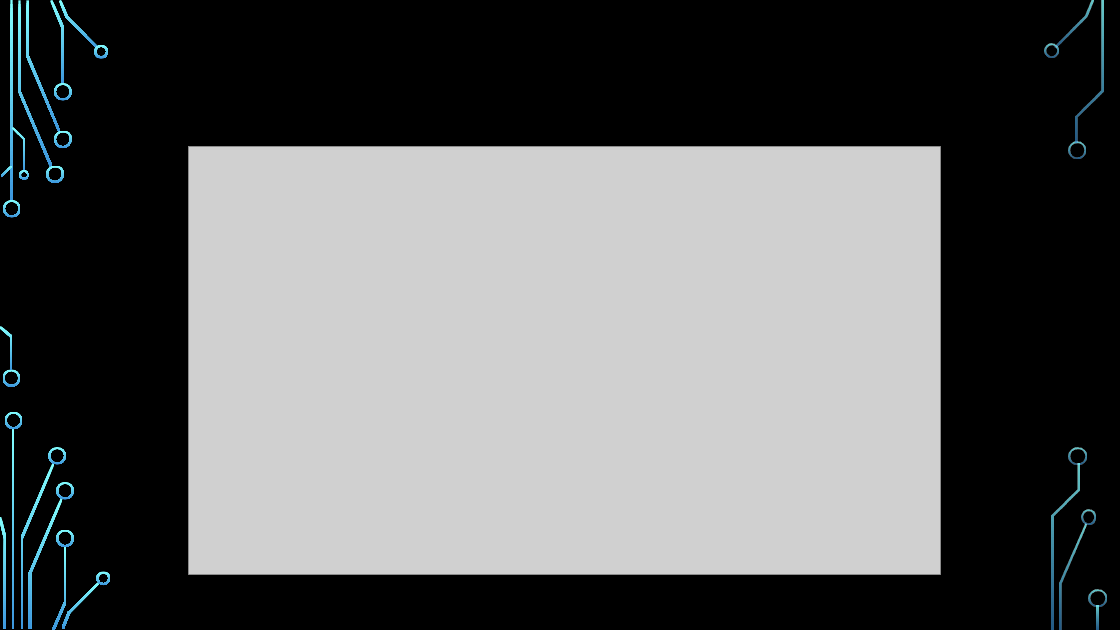
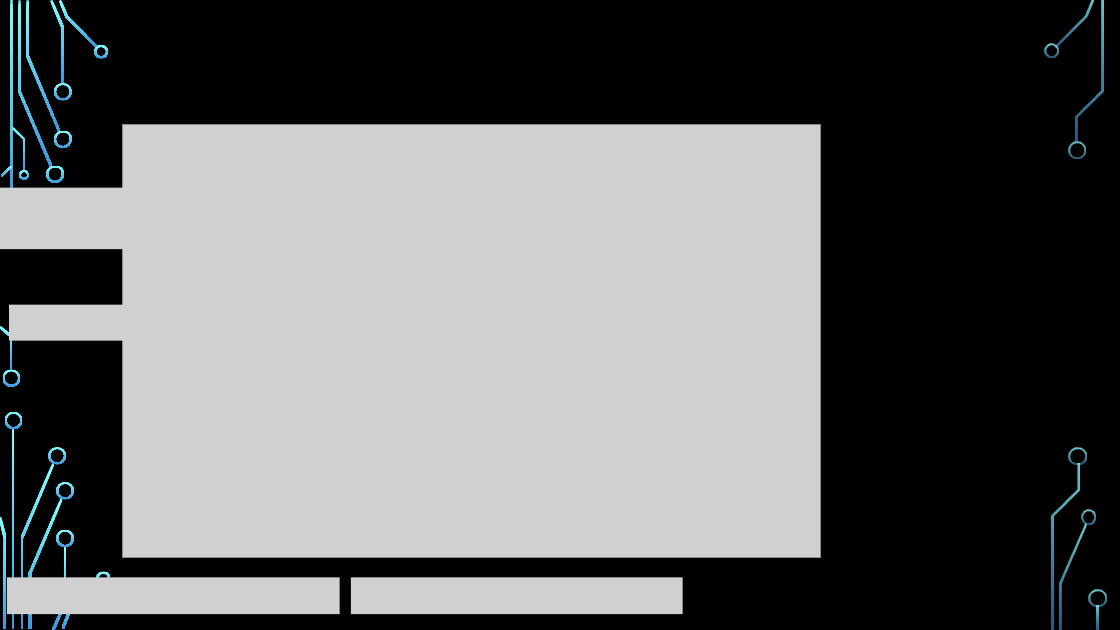
Before and after one commit to FIUBA-Posgrado-Inteligencia-Artificial/aprendizaje_profundo, a slide deck: slide 24 of clase_6/teoria/RNN.E2.pptx (slide 25 before the commit). Drawn at 1120x630 pixels with LibreOffice and Linux fonts; fonts in the diff are those of the drawing; grey boxes stand for pictures; background and template pictures are left out. Boxes give left, top, right and bottom in pixels: in the first picture for what was removed or moved away, otherwise in the second. Text is boxed around its words. In the diff, an @@ line names an element or a change of style, - is before the commit and + after.

```diff
--- a/clase_6/teoria/RNN.E2.pptx
+++ b/clase_6/teoria/RNN.E2.pptx
@@ picture: place and size @@
-picture at [188,147,940,575]
+picture at [123,124,821,558]
@@ picture added at [0,188,166,250] @@
@@ freeform shape removed at [3,200,21,218] @@
@@ picture added at [9,305,153,341] @@
@@ picture added at [7,577,339,614] @@
@@ picture added at [351,577,683,614] @@
```
Also in this commit, not shown: 3 other slides changed, 5 slides added, 2 slides removed, 2 other files.
